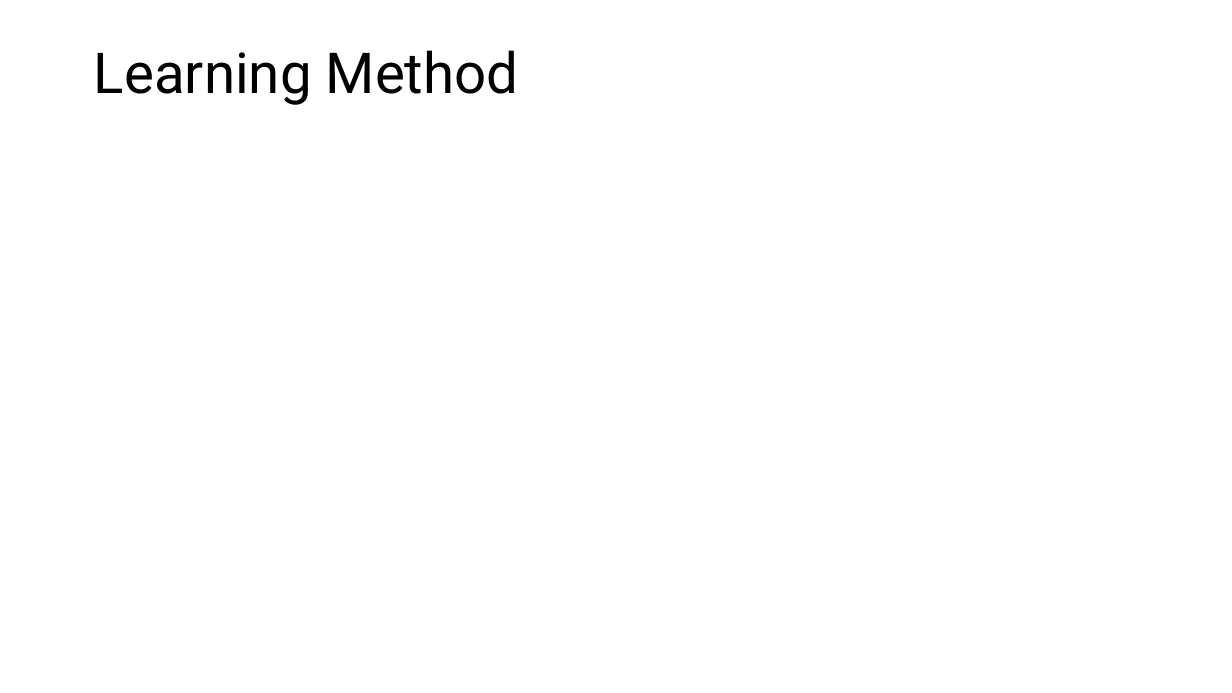
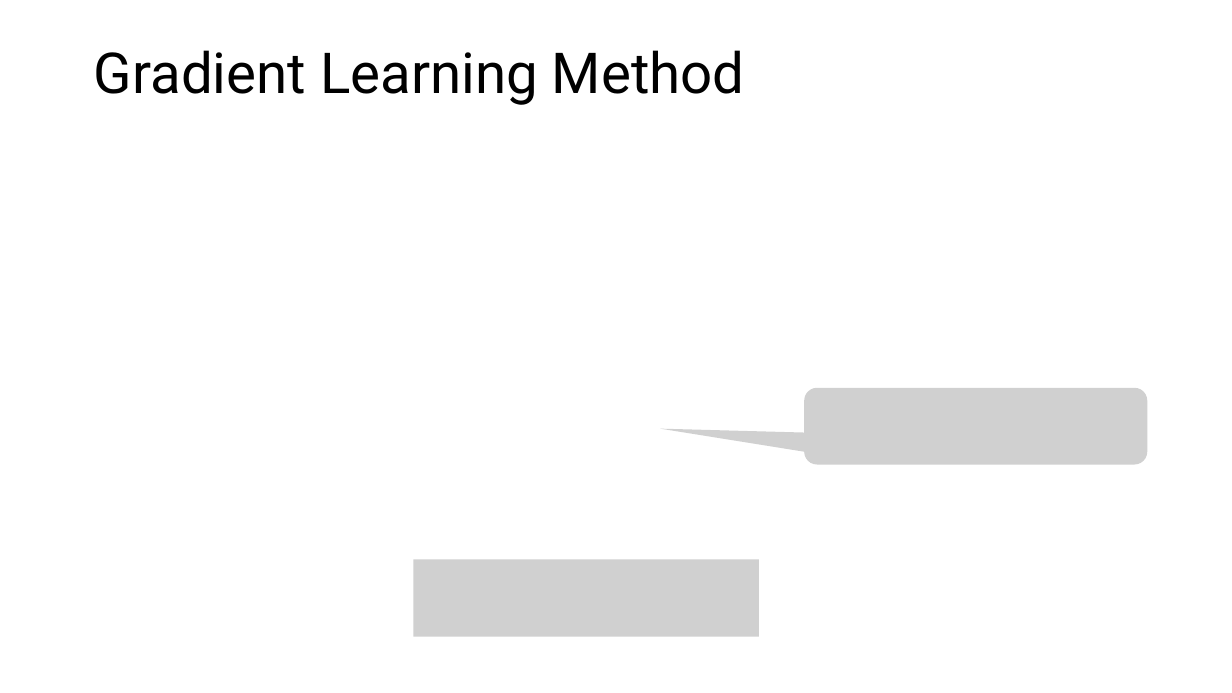
Before and after one commit to mhahsler/Introduction_to_Reinforcement_Learning, a slide deck: slide 10 of slides/Lecture_Chapter09.pptx. Drawn at 1232x693 pixels with LibreOffice and Linux fonts; fonts in the diff are those of the drawing; grey boxes stand for pictures. Boxes give left, top, right and bottom in pixels: in the first picture for what was removed or moved away, otherwise in the second. Text is boxed around its words. In the diff, an @@ line names an element or a change of style, - is before the commit and + after.

```diff
--- a/slides/Lecture_Chapter09.pptx
+++ b/slides/Lecture_Chapter09.pptx
@@ title at bbox=[94, 50, 745, 105]: text changed @@
-Learning Method
+Gradient Learning Method
@@ picture added at bbox=[804, 388, 1147, 465] @@
@@ picture added at bbox=[413, 559, 759, 637] @@
```
Also in this commit, not shown: 14 other slides changed, 4 slides added, 3 slides removed, 5 other files.
